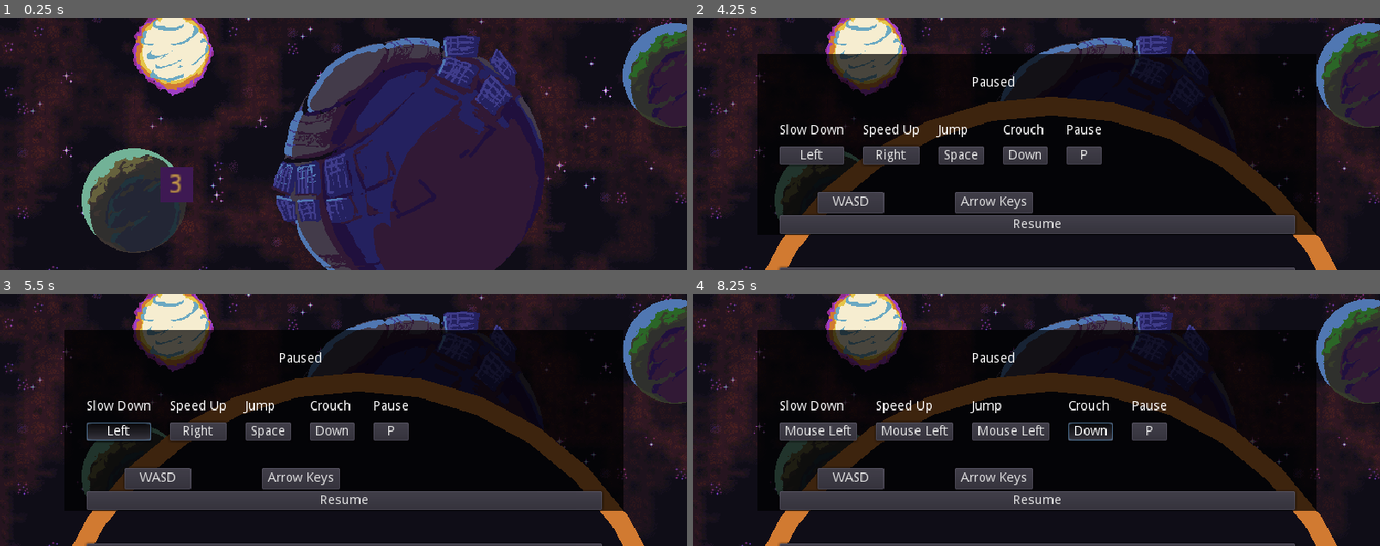
Above: before the commit, frames 1-4 (two rows, left to right).
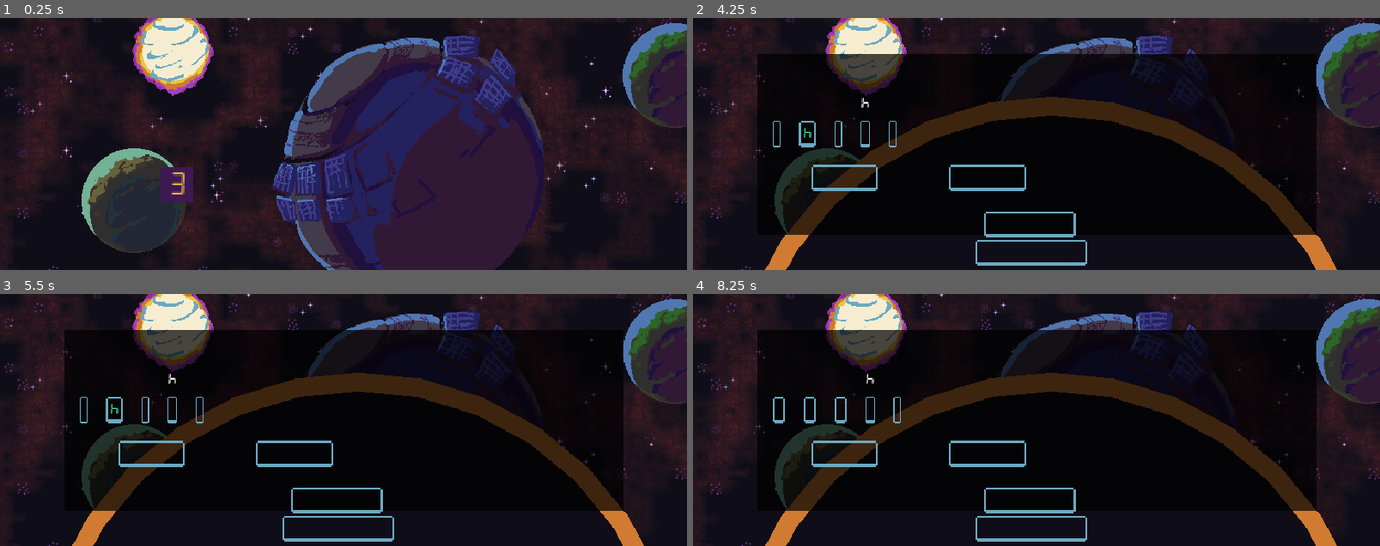
Above: after the commit, the same moments.

Repository: BathrobeWizard-DD/GWJ-38
Game: Godot game, scene res://scenes/mcMovementTesting_Autorunner.tscn
The game is run twice, just before and just after one commit, with the same random seed, the same clock (stepped at 60 frames per second) and the same inputs.
Inputs (mouse positions are in pixels of both pictures, inside the frame that each line leads up to):
- Up to frame 1 (0.25 s): no input
- Up to frame 2 (4.25 s): tap Enter at 0.5, 2 s; move the mouse to (1187, 131) at 0.52 s; hold Right (moveRight) 0.53-2.03 s; click (1187, 131) at 0.67 s; tap Space (jumpUp) at 0.77, 1.25, 1.52, 2.75, 3.02, 3.77 s; move the mouse to (899, 156) at 1.27 s; move the mouse to (1105, 88) at 2.02 s; hold Left (moveLeft) 2.03-2.78 s; move the mouse to (1002, 194) at 2.77 s; hold Right (moveRight) from 2.78 s (still down); click (1002, 194) at 2.92 s; move the mouse to (1242, 181) at 3.52 s; tap P (pauseGame) at 4.15 s
- Up to frame 3 (5.5 s): move the mouse to (137, 382) at 4.27 s; release Right (moveRight) at 4.28 s; hold Left (moveLeft) 4.28-5 s; tap Space (jumpUp) at 4.52 s; click "Left" at 5 s
- Up to frame 4 (8.25 s): click "Right" at 5.75 s; click "Mouse Left" at 6.5 s; click "Space" at 7.25 s; click "Down" at 8 s

The runs differ from the first frame. In frame 1, 0.1% of the frame differs, in the area x 24-27%, y 61-71%; in frame 2, 13%; in frame 3, 13%; in frame 4, 13%, in the area x 11-88%, y 23-100%.

Commit message:
added theme

Diff:
--- /dev/null
+++ b/art/Theme/theme.tres
@@ -0,0 +1,48 @@
+[gd_resource type="Theme" load_steps=9 format=2]
+
+[ext_resource path="res://font/orloj-font/Orloj-Ea9eW.otf" type="DynamicFontData" id=1]
+[ext_resource path="res://art/Theme/buttonpatch_pressed.png" type="Texture" id=2]
+[ext_resource path="res://art/Theme/buttonpatch.png" type="Texture" id=3]
+
+[sub_resource type="StyleBoxTexture" id=1]
+
+[sub_resource type="StyleBoxTexture" id=2]
+texture = ExtResource( 2 )
+region_rect = Rect2( 0, 0, 16, 16 )
+margin_left = 4.0
+margin_right = 4.0
+margin_top = 6.0
+margin_bottom = 6.0
+
+[sub_resource type="StyleBoxTexture" id=3]
+texture = ExtResource( 3 )
+region_rect = Rect2( 0, 0, 16, 16 )
+margin_left = 4.0
+margin_right = 4.0
+margin_top = 6.0
+margin_bottom = 6.0
+
+[sub_resource type="StyleBoxTexture" id=4]
+texture = ExtResource( 3 )
+region_rect = Rect2( 0, 0, 16, 16 )
+margin_left = 4.0
+margin_right = 4.0
+margin_top = 6.0
+margin_bottom = 6.0
+
+[sub_resource type="DynamicFont" id=5]
+font_data = ExtResource( 1 )
+
+[resource]
+default_font = SubResource( 5 )
+Button/colors/font_color = Color( 0.262745, 0.952941, 0.694118, 1 )
+Button/colors/font_color_disabled = Color( 0.901961, 0.901961, 0.901961, 0.2 )
+Button/colors/font_color_hover = Color( 0.262745, 0.952941, 0.694118, 1 )
+Button/colors/font_color_pressed = Color( 0.227451, 0.227451, 0.294118, 1 )
+Button/constants/hseparation = 2
+Button/fonts/font = null
+Button/styles/disabled = null
+Button/styles/focus = SubResource( 1 )
+Button/styles/hover = SubResource( 2 )
+Button/styles/normal = SubResource( 3 )
+Button/styles/pressed = SubResource( 4 )
--- /dev/null
+++ b/font/game_font.tres
@@ -0,0 +1,7 @@
+[gd_resource type="DynamicFont" load_steps=2 format=2]
+
+[ext_resource path="res://font/Pixeltype.ttf" type="DynamicFontData" id=1]
+
+[resource]
+size = 32
+font_data = ExtResource( 1 )
--- a/levels/LevelOneMap.tscn
+++ b/levels/LevelOneMap.tscn
@@ -8,4 +8,4 @@
 cell_size = Vector2( 16, 16 )
 show_collision = true
 format = 1
-tile_data = PoolIntArray( 577, 536870915, 0, 578, 536870915, …(21488 unchanged characters)…  0, 1245260, 3, 0, 1245261, 3, 0, 1245273, 536870917, 0, 1245274, 536870917, 0,  …(17876 unchanged characters)…
+tile_data = PoolIntArray( 577, 536870915, 0, 578, 536870915, …(21488 unchanged characters)…  0, 1245260, 3, 0, 1245261, 3, 0, 1245272, 0, 0, 1245273, 536870917, 0, 1245274, 536870917, 0,  …(17876 unchanged characters)…
--- a/levels/LevelOnePlayable.tscn
+++ b/levels/LevelOnePlayable.tscn
@@ -47,7 +47,7 @@
 
 [node name="BlackHole" parent="." index="3" instance=ExtResource( 6 )]
 position = Vector2( -317.085, 296.49 )
-growthRate = 4.0
+growthRate = 1.5
 
 [node name="verticalObstacle" parent="." index="4" instance=ExtResource( 8 )]
 position = Vector2( 1533.99, 285.364 )
--- a/project.godot
+++ b/project.godot
@@ -32,6 +32,11 @@
 window/size/test_height=510
 window/stretch/mode="viewport"
 window/stretch/aspect="keep"
+
+[gui]
+
+theme/custom="res://art/Theme/theme.tres"
+theme/custom_font="res://font/game_font.tres"
 
 [importer_defaults]
 
--- a/scenes/menus/pauseMenu.tscn
+++ b/scenes/menus/pauseMenu.tscn
@@ -37,18 +37,18 @@
 }
 
 [node name="controlBindingsMenu" parent="." instance=ExtResource( 1 )]
-margin_left = 92.0
-margin_top = 113.0
-margin_right = -91.0
-margin_bottom = -186.0
+margin_left = 84.6299
+margin_top = 84.0417
+margin_right = -98.3701
+margin_bottom = -185.958
 
 [node name="Resume" type="Button" parent="."]
 anchor_right = 1.0
 anchor_bottom = 1.0
-margin_left = 92.0
-margin_top = 211.0
-margin_right = -91.0
-margin_bottom = -118.0
+margin_left = 311.133
+margin_top = 206.791
+margin_right = -325.867
+margin_bottom = -41.2087
 text = "Resume"
 __meta__ = {
 "_edit_use_anchors_": false
@@ -57,10 +57,10 @@
 [node name="mainMenu" type="Button" parent="."]
 anchor_right = 1.0
 anchor_bottom = 1.0
-margin_left = 92.0
-margin_top = 267.0
-margin_right = -91.0
-margin_bottom = -57.0
+margin_left = 302.034
+margin_top = 237.0
+margin_right = -313.966
+margin_bottom = -11.0
 text = "Quit to Main Menu"
 __meta__ = {
 "_edit_use_anchors_": false
--- a/scenes/menus/startMenu.tscn
+++ b/scenes/menus/startMenu.tscn
@@ -1,6 +1,16 @@
-[gd_scene load_steps=2 format=2]
+[gd_scene load_steps=7 format=2]
 
 [ext_resource path="res://scripts/startMenu.gd" type="Script" id=1]
+[ext_resource path="res://font/Pixeltype.ttf" type="DynamicFontData" id=2]
+[ext_resource path="res://art/TileSet/planet_huge.png" type="Texture" id=3]
+[ext_resource path="res://art/TileSet/sun.png" type="Texture" id=4]
+[ext_resource path="res://art/MC/Solarpunk.png" type="Texture" id=5]
+
+[sub_resource type="DynamicFont" id=1]
+size = 48
+outline_size = 2
+outline_color = Color( 0.823529, 0.482353, 0.196078, 1 )
+font_data = ExtResource( 2 )
 
 [node name="startMenu" type="Control"]
 anchor_right = 1.0
@@ -21,23 +31,29 @@
 "_edit_use_anchors_": false
 }
 
-[node name="RichTextLabel" type="RichTextLabel" parent="titlePanel"]
+[node name="RichTextLabel" type="Label" parent="titlePanel"]
 anchor_right = 1.0
 anchor_bottom = 1.0
-margin_left = 55.8701
-margin_top = 10.0547
-margin_right = -47.1299
-margin_bottom = 10.0547
-text = "GWJ 38
-Title Goes Here"
+margin_left = 52.916
+margin_top = 81.5136
+margin_right = -24.084
+margin_bottom = 144.514
+custom_fonts/font = SubResource( 1 )
+custom_colors/font_color = Color( 0.968627, 0.933333, 0.819608, 1 )
+text = "ESCAPE VELOCITY
+GWJ #38"
+align = 1
+__meta__ = {
+"_edit_use_anchors_": false
+}
 
 [node name="btnStartGame" type="Button" parent="."]
 anchor_right = 1.0
 anchor_bottom = 1.0
-margin_left = 259.439
-margin_top = 104.301
-margin_right = -275.561
-margin_bottom = -145.699
+margin_left = 275.0
+margin_top = 170.0
+margin_right = -260.0
+margin_bottom = -78.0
 text = "START GAME"
 __meta__ = {
 "_edit_use_anchors_": false
@@ -46,10 +62,10 @@
 [node name="btnOptions" type="Button" parent="."]
 anchor_right = 1.0
 anchor_bottom = 1.0
-margin_left = 116.439
-margin_top = 220.301
-margin_right = -437.561
-margin_bottom = -29.6989
+margin_left = 159.0
+margin_top = 221.0
+margin_right = -395.0
+margin_bottom = -27.0
 text = "Options"
 __meta__ = {
 "_edit_use_anchors_": false
@@ -58,11 +74,44 @@
 [node name="btnCredits" type="Button" parent="."]
 anchor_right = 1.0
 anchor_bottom = 1.0
-margin_left = 415.439
-margin_top = 225.301
-margin_right = -133.561
-margin_bottom = -24.6989
+margin_left = 409.0
+margin_top = 222.0
+margin_right = -140.0
+margin_bottom = -26.0
 text = "Credits"
+__meta__ = {
+"_edit_use_anchors_": false
+}
+
+[node name="TextureRect1" type="TextureRect" parent="."]
+anchor_left = 0.5
+anchor_right = 0.5
+margin_left = -47.5
+margin_top = 5.0
+margin_right = 0.5
+margin_bottom = 53.0
+rect_scale = Vector2( 2, 2 )
+texture = ExtResource( 5 )
+__meta__ = {
+"_edit_use_anchors_": false
+}
+
+[node name="sun" type="TextureRect" parent="."]
+margin_left = -1.0
+margin_top = -4.0
+margin_right = 95.0
+margin_bottom = 108.0
+texture = ExtResource( 4 )
+__meta__ = {
+"_edit_use_anchors_": false
+}
+
+[node name="TextureRect" type="TextureRect" parent="."]
+margin_left = 615.0
+margin_top = 47.0
+margin_right = 919.0
+margin_bottom = 335.0
+texture = ExtResource( 3 )
 __meta__ = {
 "_edit_use_anchors_": false
 }
Binary file changed: art/FlyingObstacles/tallSkinny.png
Binary file changed: art/FlyingObstacles/wideStout.png
Binary file added: art/MC/Solarpunk.png
Binary file added: art/Theme/buttonpatch.png
Binary file added: art/Theme/buttonpatch_pressed.png
Binary file added: font/Pixel-UniCode.ttf
Binary file added: font/Pixeltype.ttf
Binary file added: font/Romulus.ttf
